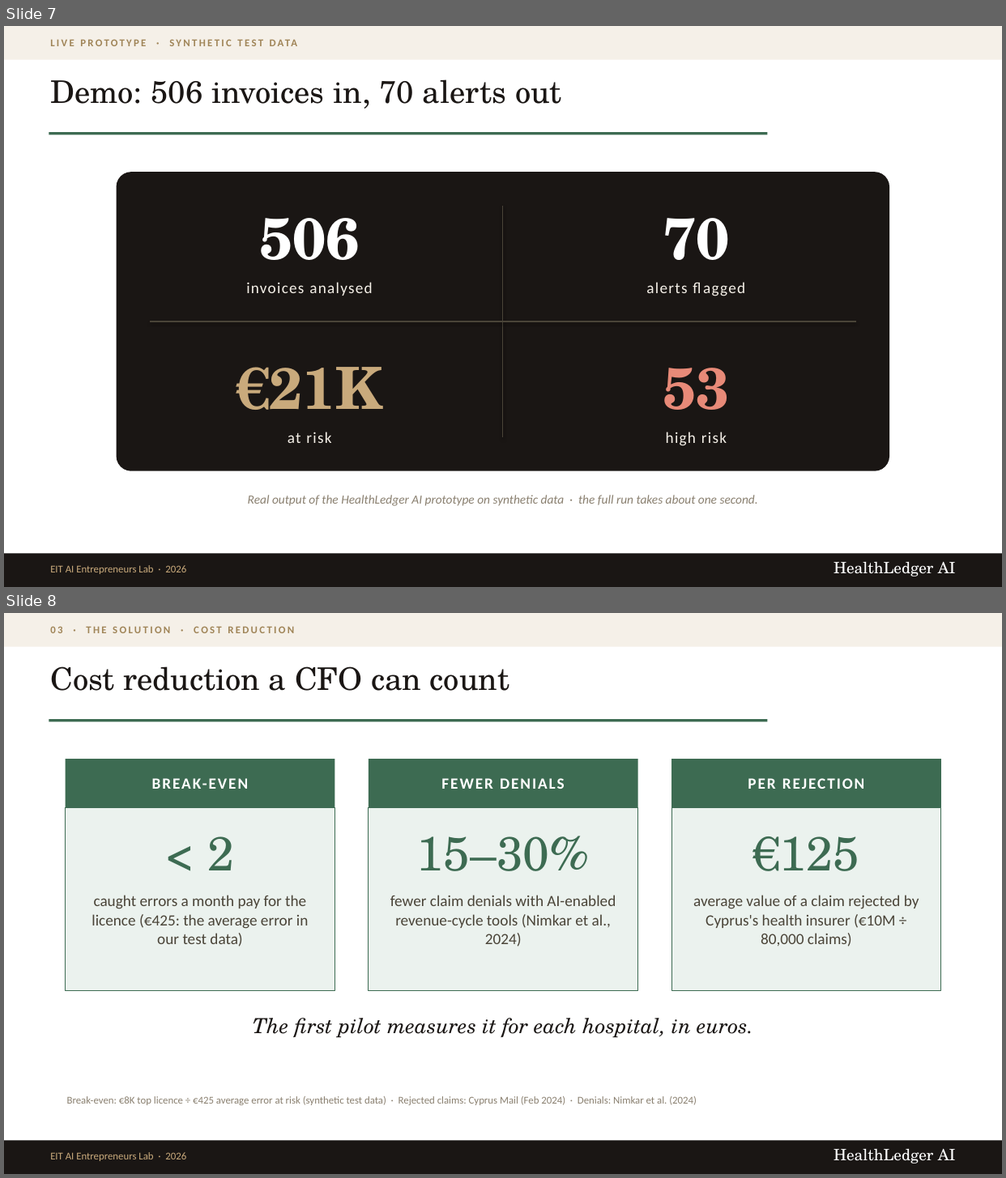
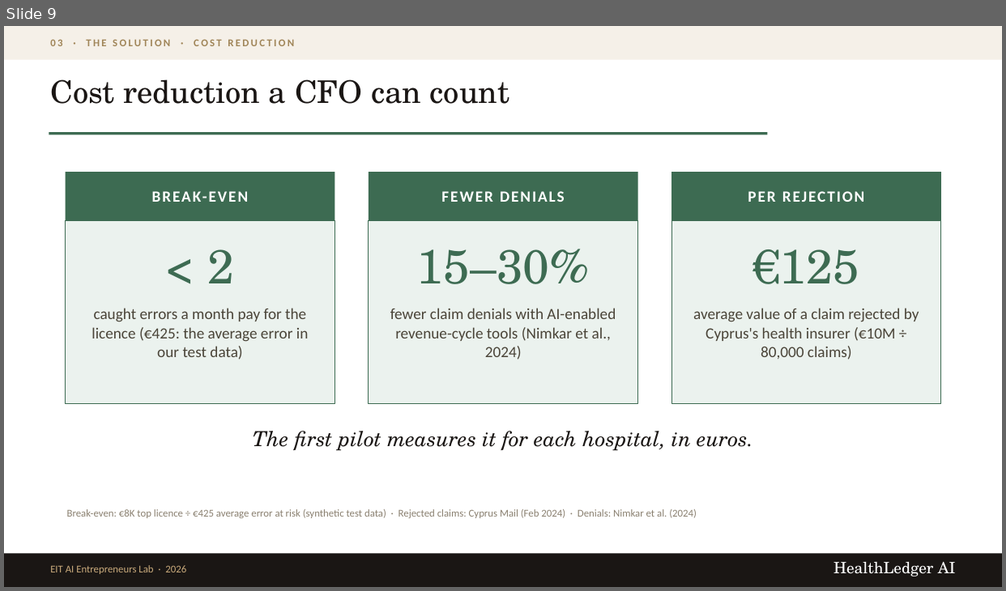
Before and after one commit to mrply97/AI, a slide deck: HealthLedgerAI_EIT_Pitch.pptx. Shown one above the other, each under a label of ours: slides 7 and 8 before the commit, slide 9 after it. The pictures are 1006x1178 and 1006x591 pixels, drawn with LibreOffice and Linux fonts; fonts in the diff are those of the drawing. Boxes give left, top, right and bottom in pixels: in the first picture for what was removed or moved away, otherwise in the second. Text is boxed around its words. In the diff, an @@ line names an element or a change of style, - is before the commit and + after.

```diff
--- a/HealthLedgerAI_EIT_Pitch.pptx
+++ b/HealthLedgerAI_EIT_Pitch.pptx
@@ slide 7 removed at <box>4,26,1002,587</box>, background #FFFFFF @@
@@ rectangle removed at <box>4,26,1002,60</box> @@
@@ text removed at <box>49,35,722,54</box> @@
-LIVE PROTOTYPE · SYNTHETIC TEST DATA
@@ text removed at <box>50,79,562,109</box> @@
-Demo: 506 invoices in, 70 alerts out
@@ rectangle removed at <box>49,132,768,135</box> @@
@@ rounded rectangle removed at <box>117,172,889,472</box> @@
@@ text removed at <box>259,218,360,260</box> @@
-506
@@ line removed from (503, 206) to (503, 437) @@
@@ text removed at <box>663,218,730,260</box> @@
-70
@@ text removed at <box>246,282,372,296</box> @@
-invoices analysed
@@ text removed at <box>646,282,687,293</box> @@
-alerts flagged
@@ line removed from (150, 322) to (856, 322) @@
@@ text removed at <box>236,367,383,410</box> @@
-€21K
@@ text removed at <box>663,368,730,410</box> @@
-53
@@ text removed at <box>288,432,331,443</box> @@
-at risk
@@ text removed at <box>666,432,727,446</box> @@
-high risk
@@ text removed at <box>248,495,758,506</box> @@
-Real output of the HealthLedger AI prototype on synthetic data · the full run takes about one second.
@@ rectangle removed at <box>4,554,1002,587</box> @@
@@ text removed at <box>50,565,186,574</box> @@
-EIT AI Entrepreneurs Lab · 2026
@@ text removed at <box>833,562,956,577</box> @@
-HealthLedger AI
@@ what was slide 8 is now slide 9 @@
```
Also in this commit, not shown: 3 slides changed, 5 slides added, 1 other slide removed, 2 other files.
